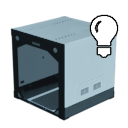
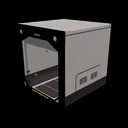
Before/after of a 128x128 layered artwork. What changed in the layer stack:
added layer "Color Fill 1" above "Group 1" over [0, 0, 128, 128]
moved "Layer 2" into group "Group 1" over [90, 15, 118, 57]
removed layer "Layer 1" over [10, 15, 118, 121]
added layer "Layer 3" over [0, 0, 128, 128]
